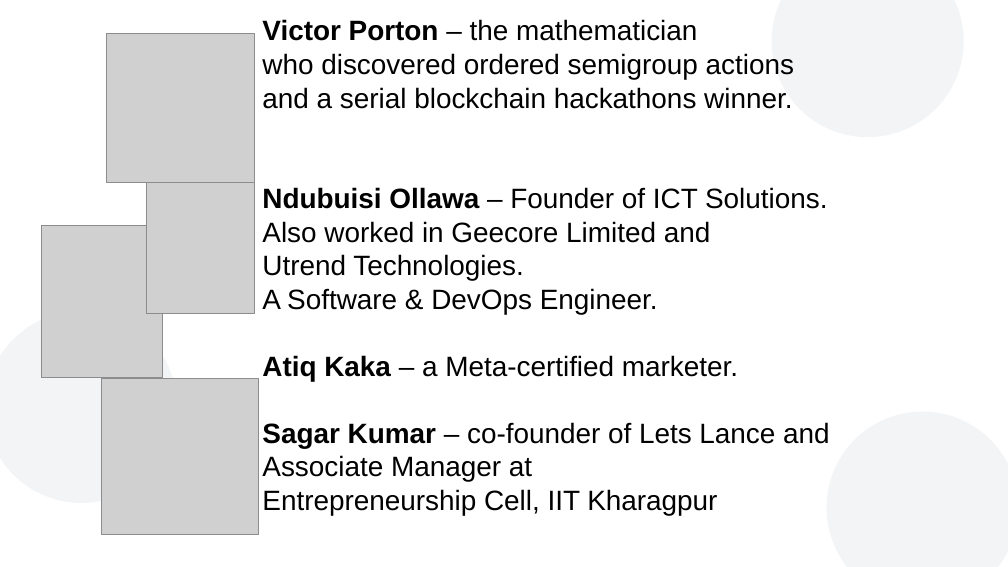
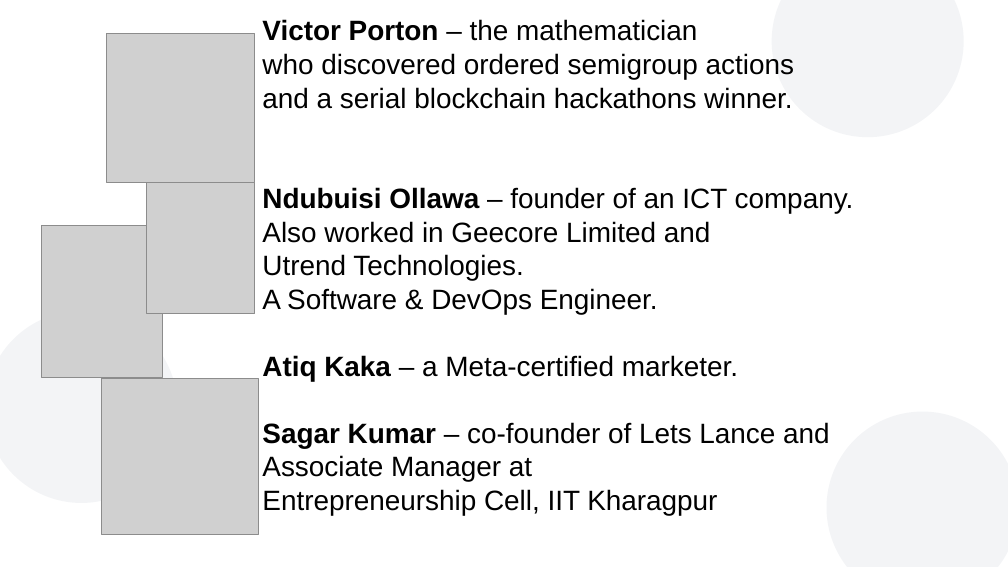
Before and after one commit to vporton/zondirectory2, a slide deck: slide 9 of docs/presentation.odp (slide 8 before the commit). Drawn at 1008x567 pixels with LibreOffice and Linux fonts; fonts in the diff are those of the drawing; grey boxes stand for pictures; background and template pictures are left out. Boxes give left, top, right and bottom in pixels: in the first picture for what was removed or moved away, otherwise in the second. Text is boxed around its words. In the diff, an @@ line names an element or a change of style, - is before the commit and + after.

Commit message:
presentation

```diff
--- a/docs/presentation.odp
+++ b/docs/presentation.odp
@@ text at (262,187,854,213): text changed @@
-Ndubuisi Ollawa – Founder of ICT Solutions.
+Ndubuisi Ollawa – founder of an ICT company.
```
Also in this commit, not shown: 1 slide added.
